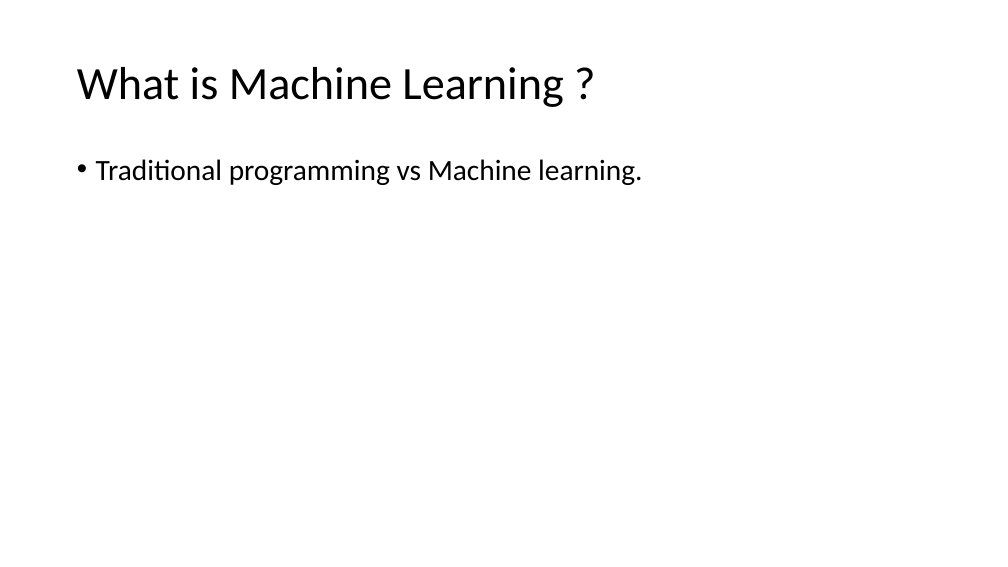
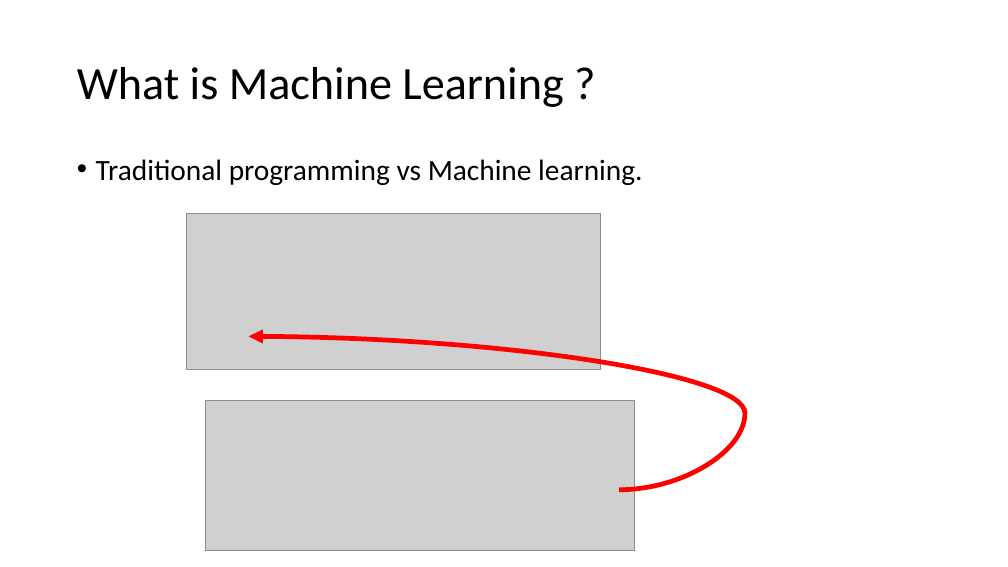
Before and after one commit to moayad-hsn/IndabaX-Sudan-2019, a slide deck: slide 7 of Intro to ML.pptx. Drawn at 1008x567 pixels with LibreOffice and Linux fonts; fonts in the diff are those of the drawing; grey boxes stand for pictures. Boxes give left, top, right and bottom in pixels: in the first picture for what was removed or moved away, otherwise in the second. Text is boxed around its words. In the diff, an @@ line names an element or a change of style, - is before the commit and + after.

```diff
--- a/Intro to ML.pptx
+++ b/Intro to ML.pptx
@@ picture added at [187, 213, 601, 369] @@
@@ curved arrow added from (619, 490) to (249, 337), #FF0000 4.5 pt @@
@@ picture added at [206, 400, 634, 551] @@
```
Also in this commit, not shown: 5 other slides changed, 3 slides added, 1 slide removed.
